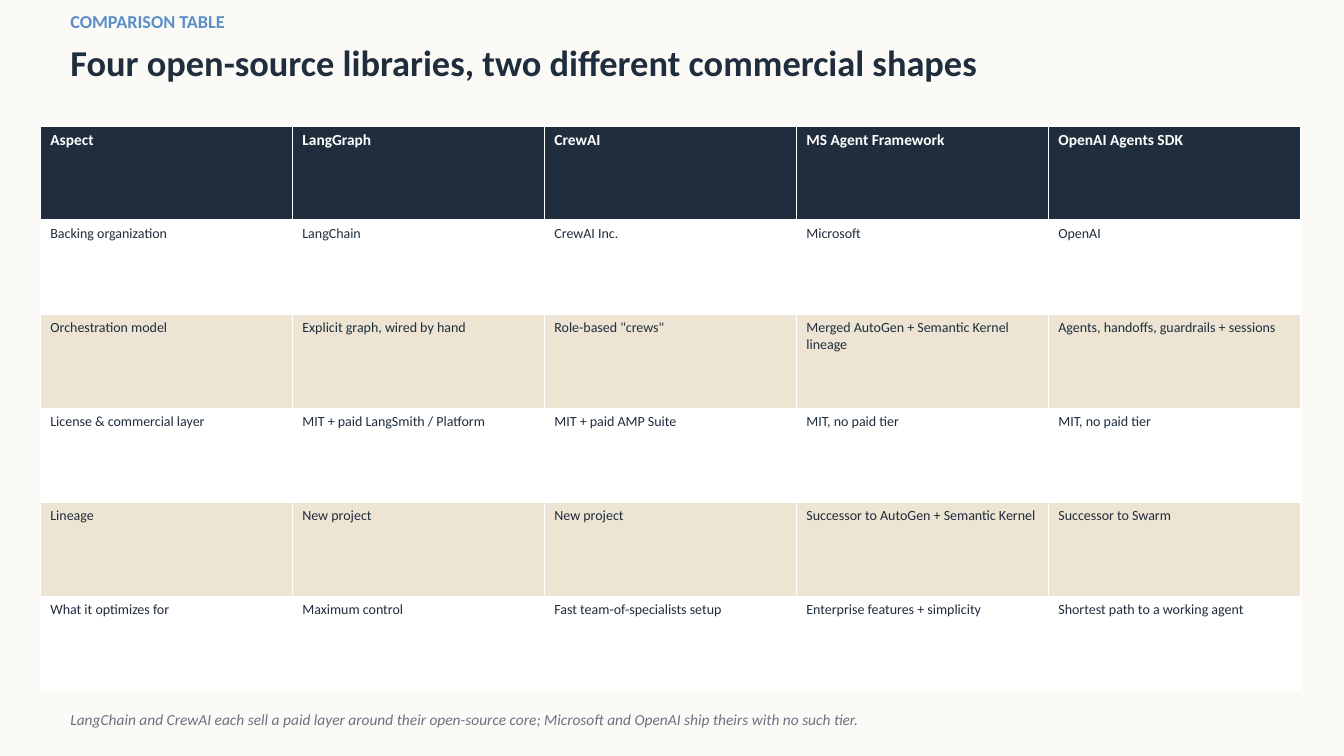
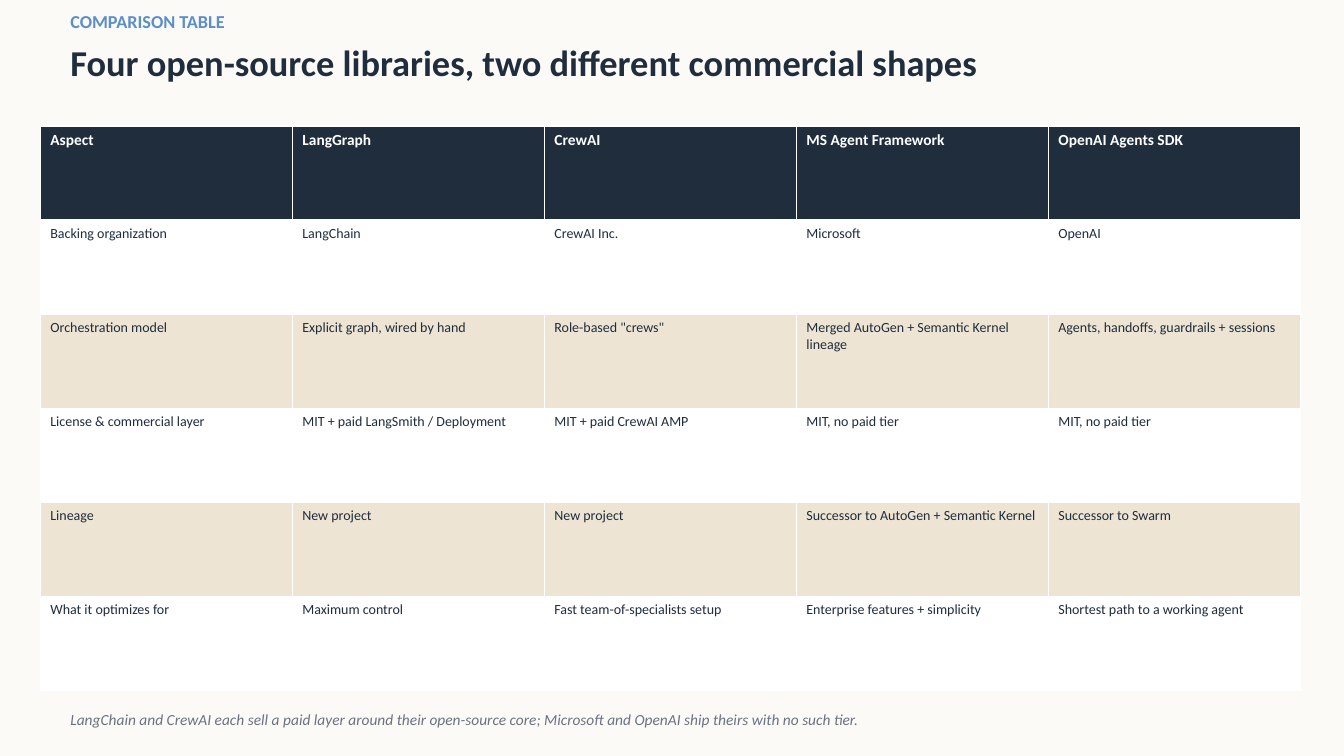
Before and after one commit to AgenticForze/AI-Regenesis-Learn, a slide deck: slide 5 of decks/9.2-Orchestration-Frameworks-at-a-Glance-Slides.pptx. Drawn at 1344x756 pixels with LibreOffice and Linux fonts; fonts in the diff are those of the drawing. Boxes give left, top, right and bottom in pixels: in the first picture for what was removed or moved away, otherwise in the second. Text is boxed around its words. In the diff, an @@ line names an element or a change of style, - is before the commit and + after.

```diff
--- a/decks/9.2-Orchestration-Frameworks-at-a-Glance-Slides.pptx
+++ b/decks/9.2-Orchestration-Frameworks-at-a-Glance-Slides.pptx
@@ table at (40,126,1301,691) @@
-row 4, column 2: MIT + paid LangSmith / Platform
+row 4, column 2: MIT + paid LangSmith / Deployment
-row 4, column 3: MIT + paid AMP Suite
+row 4, column 3: MIT + paid CrewAI AMP
```
Also in this commit, not shown: 1 other slide changed, 5 other files.
